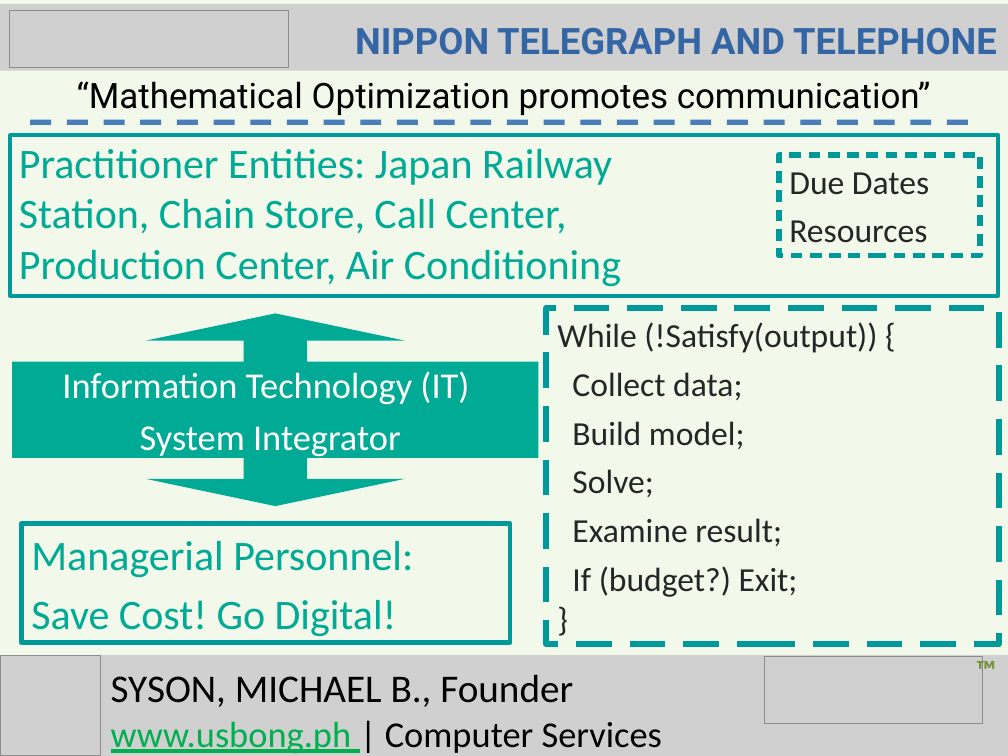
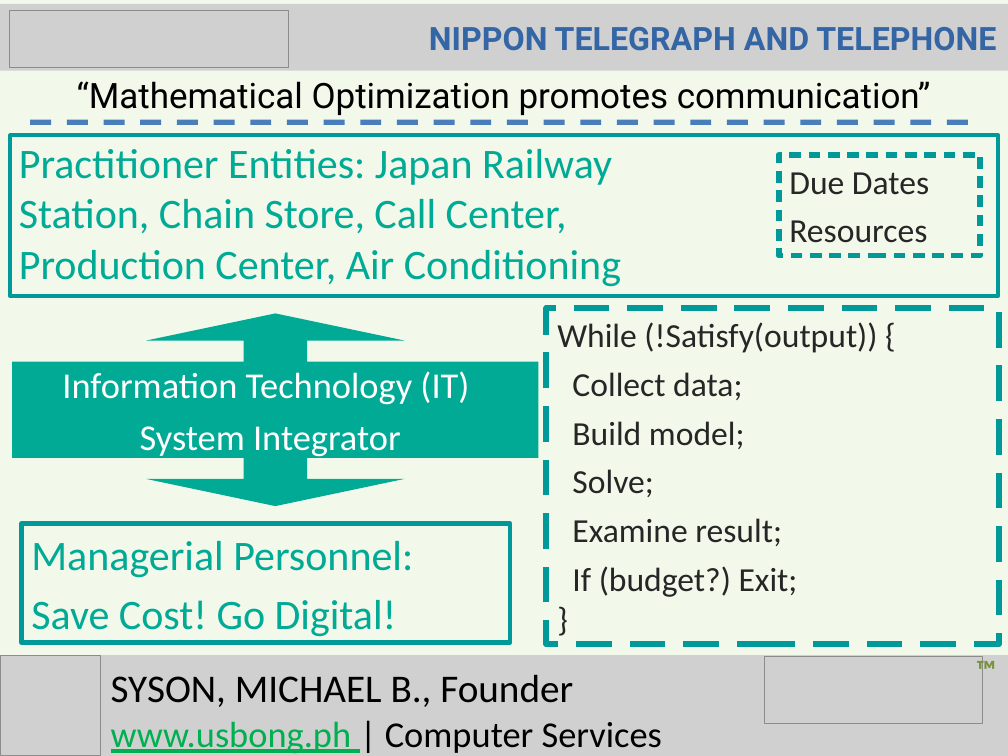
Before and after one commit to usbong/documentation, a slide deck: slide 1 of Usbong/R&D/CaseStudyNTT/usbong-CaseStudyNTT.odp. Drawn at 1008x756 pixels with LibreOffice and Linux fonts; fonts in the diff are those of the drawing; grey boxes stand for pictures. Boxes give left, top, right and bottom in pixels: in the first picture for what was removed or moved away, otherwise in the second. Text is boxed around its words. In the diff, an @@ line names an element or a change of style, - is before the commit and + after.

```diff
--- a/Usbong/R&D/CaseStudyNTT/usbong-CaseStudyNTT.odp
+++ b/Usbong/R&D/CaseStudyNTT/usbong-CaseStudyNTT.odp
@@ picture "NIPPON TELEGRAPH AND TELEPHONE" at (0,4,1008,71): size 26 to 23 pt @@
```
Also in this commit, not shown: 1 other file.
